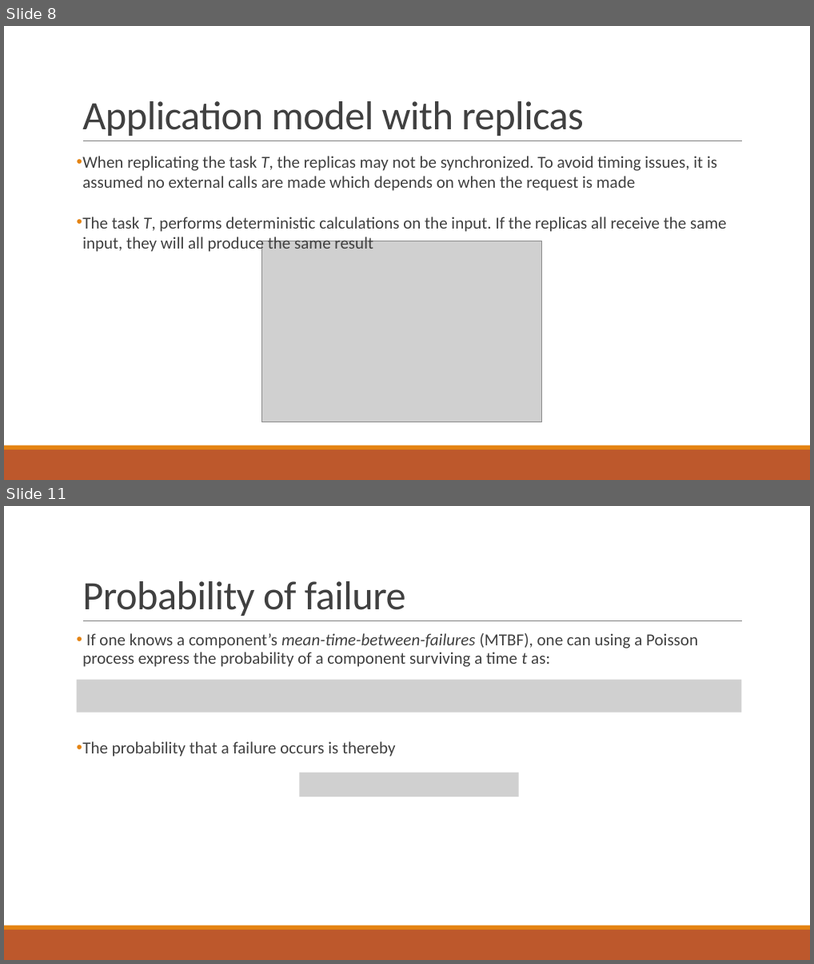
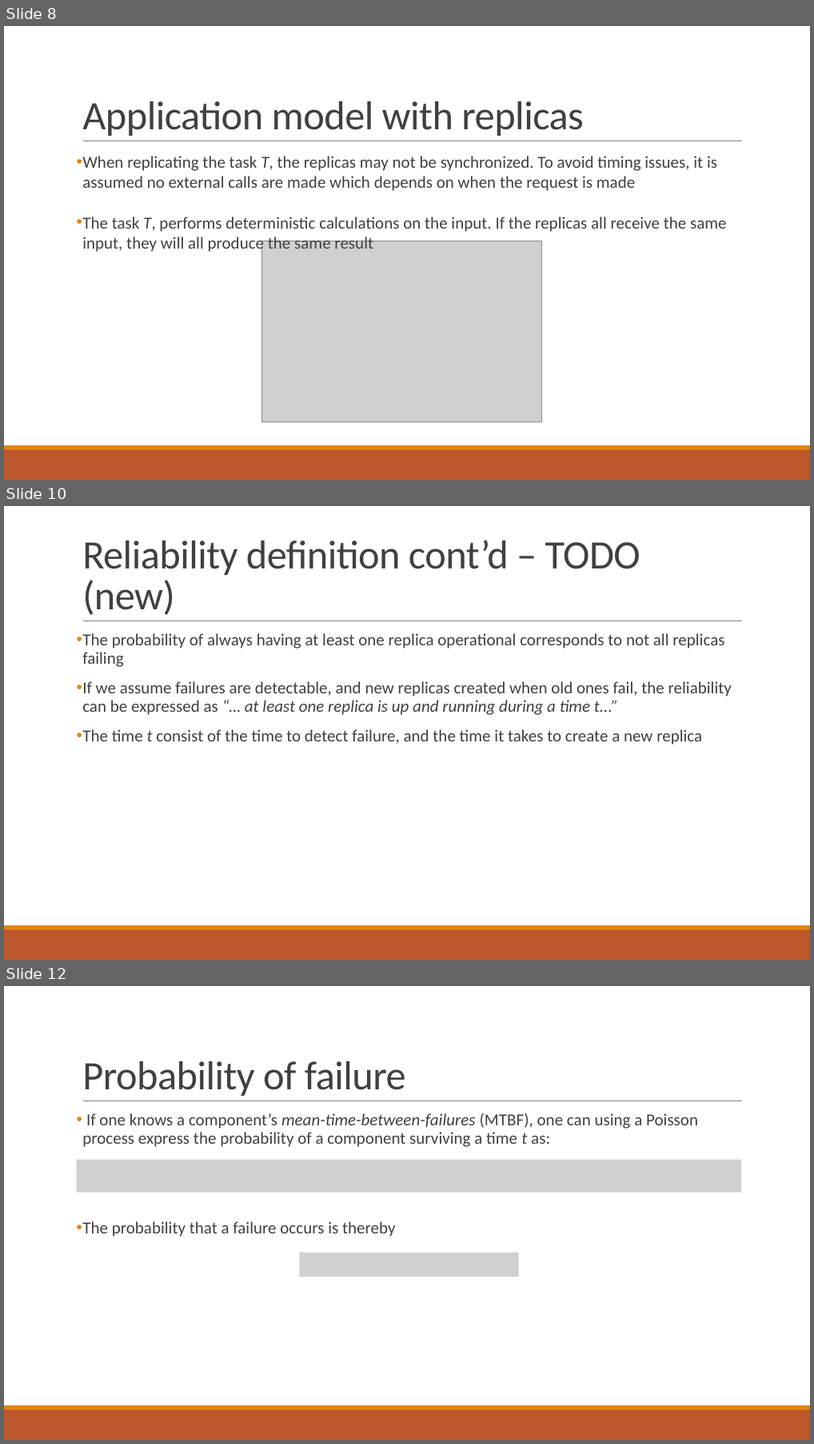
Before and after one commit to PStahl/master_thesis, a slide deck: presentation/presentation2.pptx. Shown one above the other, each under a label of ours: slides 8 and 11 before the commit, slides 8, 10 and 12 after it; the slides between them are not shown. The pictures are 814x964 and 814x1444 pixels, drawn with LibreOffice and Linux fonts; fonts in the diff are those of the drawing; grey boxes stand for pictures. Boxes give left, top, right and bottom in pixels: in the first picture for what was removed or moved away, otherwise in the second. Text is boxed around its words. In the diff, an @@ line names an element or a change of style, - is before the commit and + after.

```diff
--- a/presentation/presentation2.pptx
+++ b/presentation/presentation2.pptx
@@ slide 10 added at [4, 506, 810, 960], background #FFFFFF; not listed: 3 template elements that a slide beside it also shows @@
@@ title added at [82, 540, 641, 615], 48 pt, text #404040 @@
+Reliability definition cont’d – TODO (new)
@@ text added at [82, 633, 732, 744], 20 pt, text #404040 @@
+• The probability of always having at least one replica operational corresponds to not all replicas failing
+• If we assume failures are detectable, and new replicas created when old ones fail, the reliability can be expressed as “… at least one replica is up and running during a time t...”
+• The time t consist of the time to detect failure, and the time it takes to create a new replica
@@ what was slide 11 is now slide 12 @@
```
Also in this commit, not shown: 4 slides changed.
